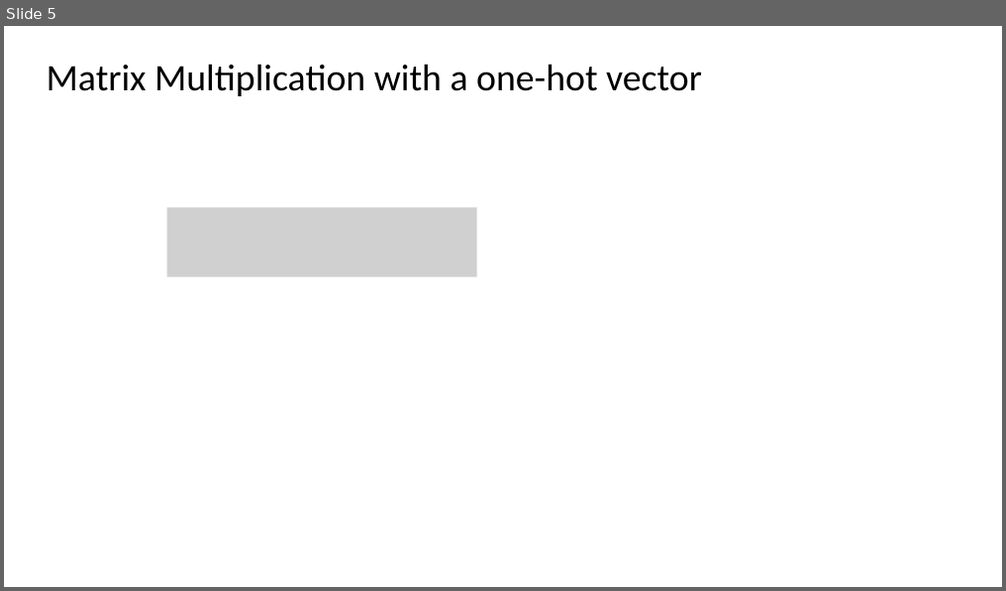
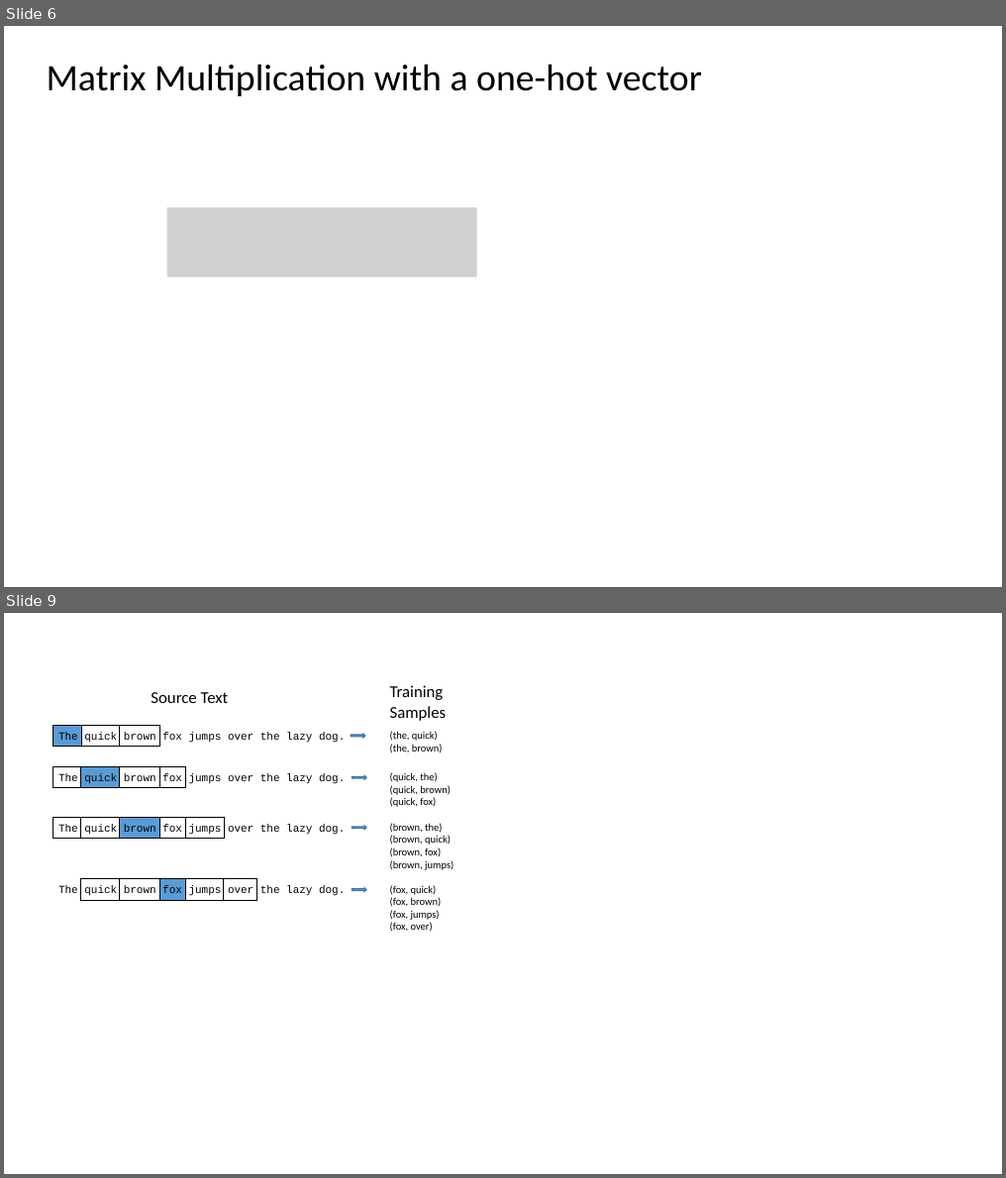
Before and after one commit to chrisjmccormick/chrisjmccormick.github.io, a slide deck: assets/word2vec/Word2Vec_Illustrations.pptx. Shown one above the other, each under a label of ours: slide 5 before the commit, slides 6 and 9 after it; the slides between them are not shown. The pictures are 1006x591 and 1006x1178 pixels, drawn with LibreOffice and Linux fonts; fonts in the diff are those of the drawing; grey boxes stand for pictures. Boxes give left, top, right and bottom in pixels: in the first picture for what was removed or moved away, otherwise in the second. Text is boxed around its words. In the diff, an @@ line names an element or a change of style, - is before the commit and + after.

```diff
--- a/assets/word2vec/Word2Vec_Illustrations.pptx
+++ b/assets/word2vec/Word2Vec_Illustrations.pptx
@@ slide 9 added at (4, 613, 1002, 1174), background #FFFFFF @@
@@ text added at (151, 692, 229, 703), 16 pt, text #000000 @@
+Source Text
@@ text added at (390, 685, 447, 721), 16 pt, text #000000 @@
+Training Samples
@@ rectangle added at (54, 725, 82, 747), fill #5B9BD5, outline #000000 1 pt @@
@@ rectangle added at (82, 725, 119, 747), fill #FFFFFF, outline #000000 1 pt @@
@@ rectangle added at (119, 725, 159, 747), fill #FFFFFF, outline #000000 1 pt @@
@@ text added at (390, 731, 443, 754), 10 pt, text #000000 @@
+(the, quick)
+(the, brown)
@@ text added at (58, 732, 345, 743), 10.5 pt, text #000000 @@
+The quick brown fox jumps over the lazy dog.
@@ right arrow added at (350, 734, 364, 738), fill #5B9BD5, outline #43739E 1 pt @@
@@ rectangle added at (54, 767, 81, 788), fill #FFFFFF, outline #000000 1 pt @@
@@ text added at (58, 773, 345, 784), 10.5 pt, text #000000 @@
+The quick brown fox jumps over the lazy dog.
@@ rectangle added at (81, 767, 119, 788), fill #5B9BD5, outline #000000 1 pt @@
@@ rectangle added at (119, 767, 159, 788), fill #FFFFFF, outline #000000 1 pt @@
@@ rectangle added at (159, 767, 185, 788), fill #FFFFFF, outline #000000 1 pt @@
@@ right arrow added at (352, 775, 366, 779), fill #5B9BD5, outline #43739E 1 pt @@
@@ text added at (390, 772, 450, 807), 10 pt, text #000000 @@
+(quick, the)
+(quick, brown)
+(quick, fox)
@@ rectangle added at (54, 817, 81, 839), fill #FFFFFF, outline #000000 1 pt @@
@@ rectangle added at (81, 817, 119, 839), fill #FFFFFF, outline #000000 1 pt @@
@@ rectangle added at (119, 817, 159, 839), fill #5B9BD5, outline #000000 1 pt @@
@@ rectangle added at (159, 817, 185, 839), fill #FFFFFF, outline #000000 1 pt @@
@@ rectangle added at (185, 817, 224, 839), fill #FFFFFF, outline #000000 1 pt @@
@@ text added at (58, 824, 345, 835), 10.5 pt, text #000000 @@
+The quick brown fox jumps over the lazy dog.
@@ right arrow added at (352, 826, 366, 830), fill #5B9BD5, outline #43739E 1 pt @@
@@ text added at (390, 823, 453, 870), 10 pt, text #000000 @@
+(brown, the)
+(brown, quick)
+(brown, fox)
+(brown, jumps)
@@ rectangle added at (81, 879, 119, 900), fill #FFFFFF, outline #000000 1 pt @@
@@ rectangle added at (119, 879, 159, 900), outline #000000 1 pt @@
@@ rectangle added at (159, 879, 185, 900), fill #5B9BD5, outline #000000 1 pt @@
@@ rectangle added at (185, 879, 224, 900), fill #FFFFFF, outline #000000 1 pt @@
@@ rectangle added at (224, 879, 257, 900), fill #FFFFFF, outline #000000 1 pt @@
@@ text added at (58, 886, 345, 896), 10.5 pt, text #000000 @@
+The quick brown fox jumps over the lazy dog.
@@ right arrow added at (352, 888, 366, 891), fill #5B9BD5, outline #43739E 1 pt @@
@@ text added at (390, 885, 442, 932), 10 pt, text #000000 @@
+(fox, quick)
+(fox, brown)
+(fox, jumps)
+(fox, over)
@@ what was slide 5 is now slide 6 @@
```
Also in this commit, not shown: 3 slides changed, 1 other slide added, 6 other files.
